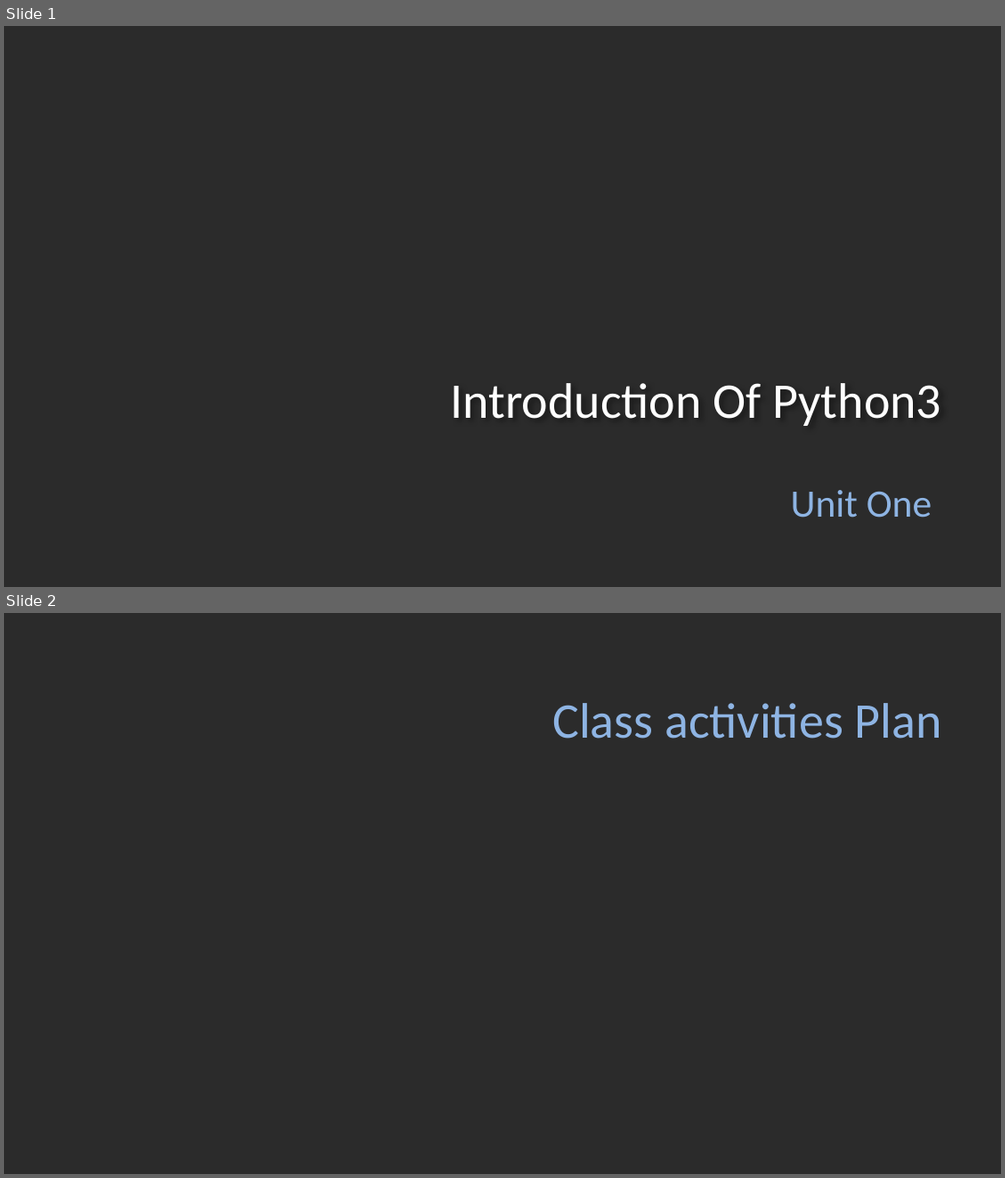
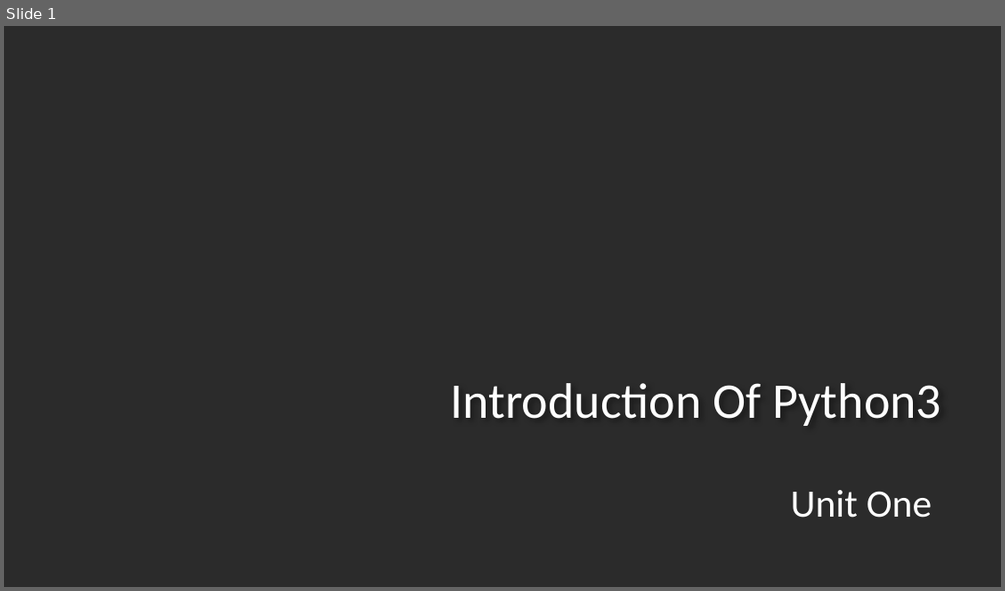
Before and after one commit to zakariahujale/python, a slide deck: unit1part1.pptx. Shown one above the other, each under a label of ours: slides 1 and 2 before the commit, slide 1 after it. The pictures are 1005x1178 and 1005x591 pixels, drawn with LibreOffice and Linux fonts; fonts in the diff are those of the drawing; background and template pictures are left out; a plain dark background stands for a picture behind light text. Boxes give left, top, right and bottom in pixels: in the first picture for what was removed or moved away, otherwise in the second. Text is boxed around its words. In the diff, an @@ line names an element or a change of style, - is before the commit and + after.

```diff
--- a/unit1part1.pptx
+++ b/unit1part1.pptx
@@ slide 2 removed at bbox=[4, 613, 1001, 1174], background picture (left out) @@
@@ title removed at bbox=[552, 703, 942, 738] @@
-Class activities Plan
@@ slide 1 changed as well @@
@@ subtitle "Unit One" at bbox=[791, 490, 931, 517]: text colour #8EB4E3 to #FFFFFF @@
```
Also in this commit, not shown: 4 other slides changed, 27 slides added, 3 other slides removed, 24 other files.
